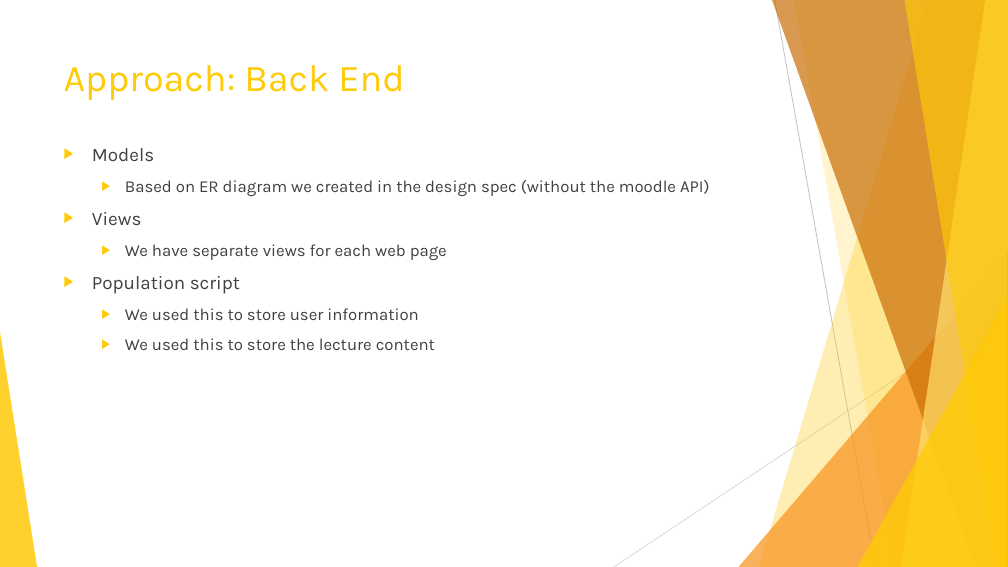
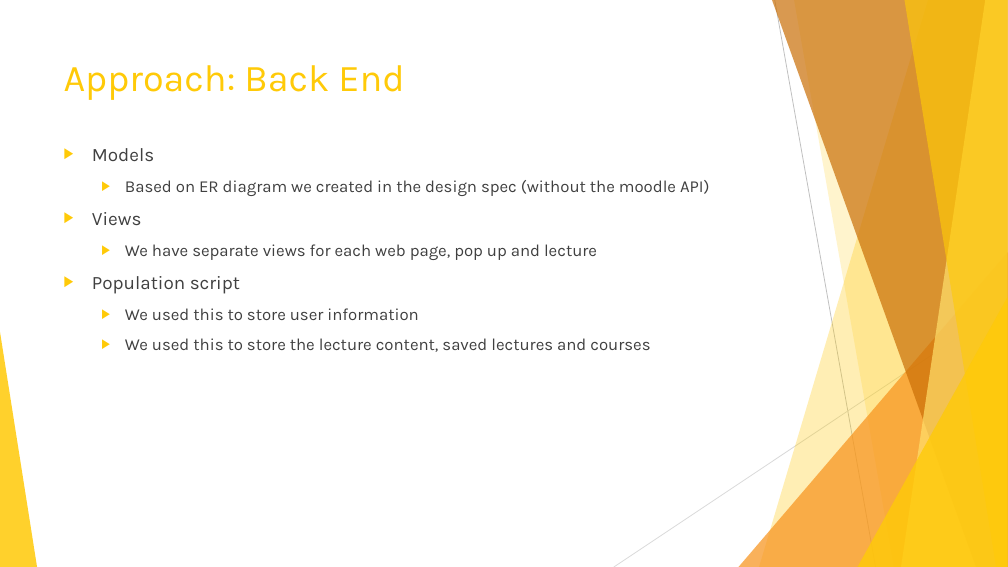
Before and after one commit to Ishitanarsiker/WAD2_GroupProject, a slide deck: slide 7 of Presentation.pptx (slide 6 before the commit). Drawn at 1008x567 pixels with LibreOffice and Linux fonts; fonts in the diff are those of the drawing. Boxes give left, top, right and bottom in pixels: in the first picture for what was removed or moved away, otherwise in the second. Text is boxed around its words. In the diff, an @@ line names an element or a change of style, - is before the commit and + after.

```diff
--- a/Presentation.pptx
+++ b/Presentation.pptx
@@ text at (125, 244, 597, 260): text changed @@
-  ▶ We have separate views for each web page
+  ▶ We have separate views for each web page, pop up and lecture
@@ text at (125, 338, 650, 352): text changed @@
-  ▶ We used this to store the lecture content
+  ▶ We used this to store the lecture content, saved lectures and courses
```
Also in this commit, not shown: 3 other slides changed, 1 slide added.
